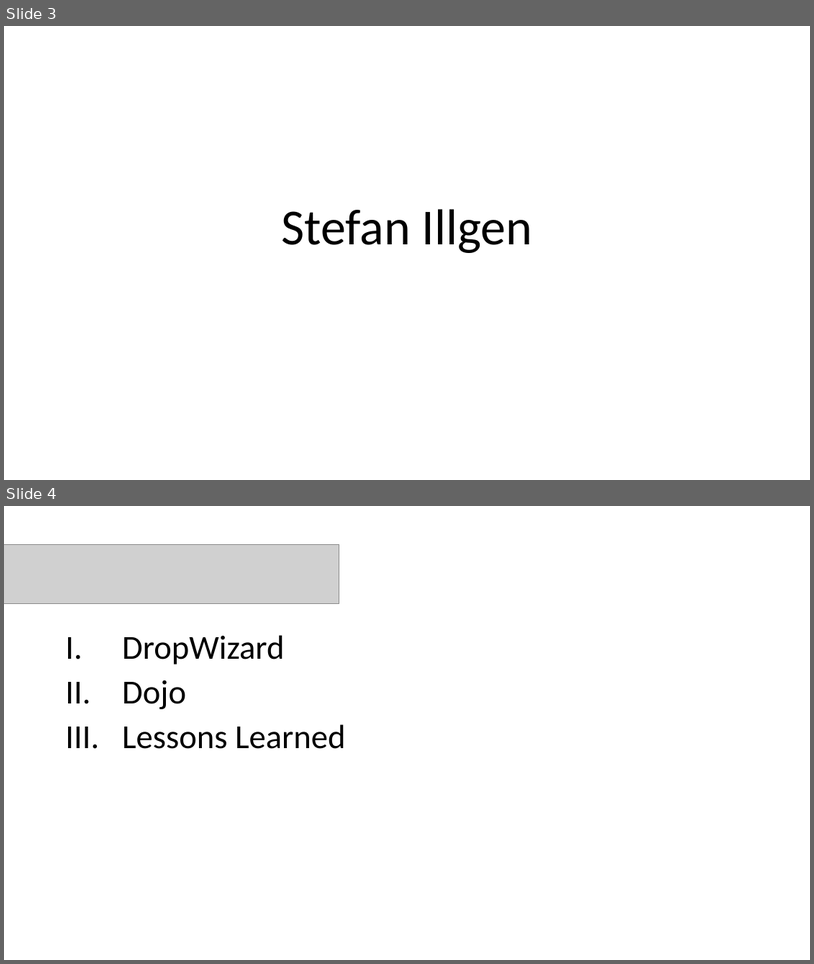
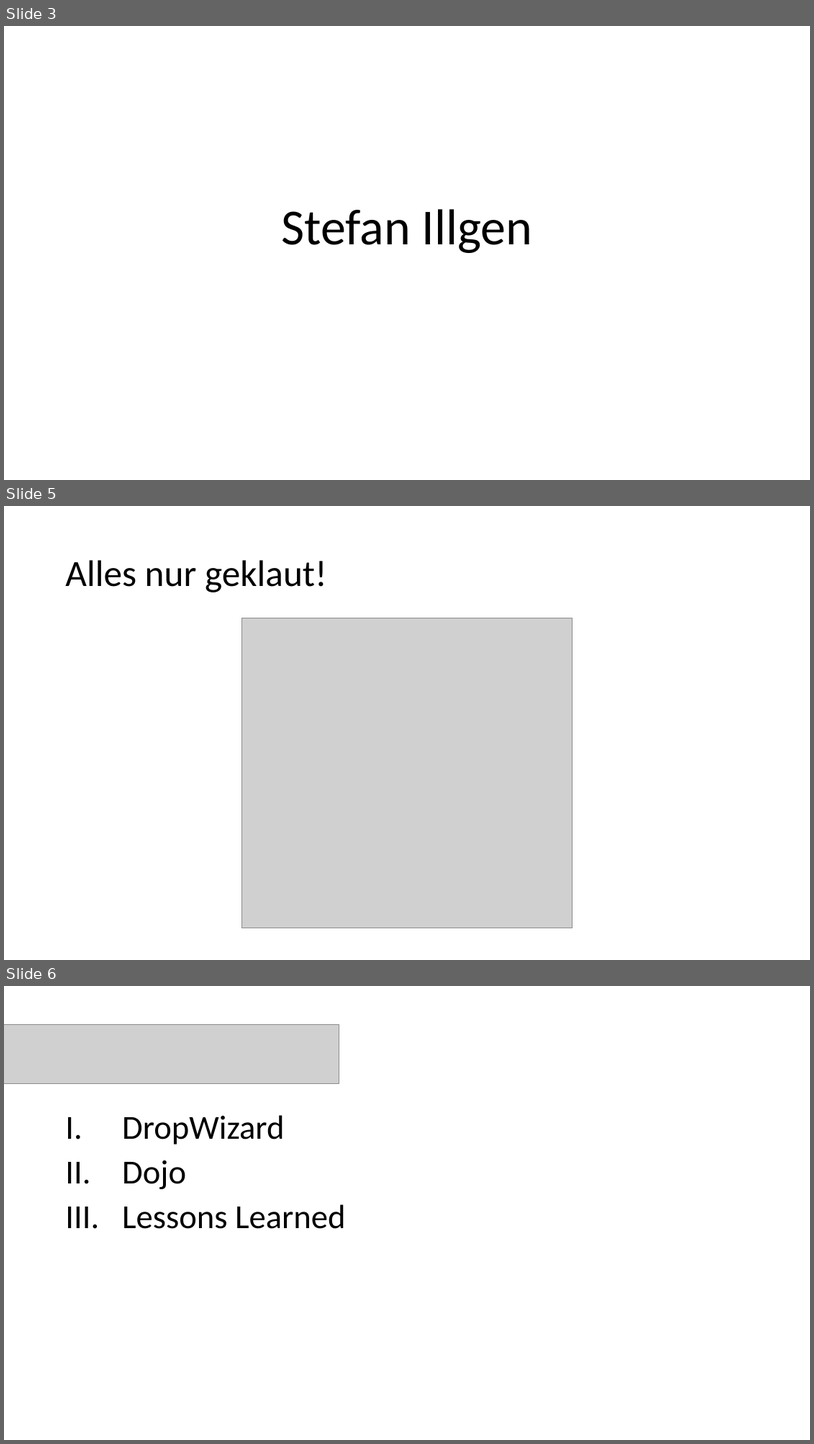
Before and after one commit to stefanil/EnergyManager, a slide deck: presentation.pptx. Shown one above the other, each under a label of ours: slides 3 and 4 before the commit, slides 3, 5 and 6 after it; the slides between them are not shown. The pictures are 814x964 and 814x1444 pixels, drawn with LibreOffice and Linux fonts; fonts in the diff are those of the drawing; grey boxes stand for pictures. Boxes give left, top, right and bottom in pixels: in the first picture for what was removed or moved away, otherwise in the second. Text is boxed around its words. In the diff, an @@ line names an element or a change of style, - is before the commit and + after.

```diff
--- a/presentation.pptx
+++ b/presentation.pptx
@@ slide 5 added at (4, 506, 810, 960), background #FFFFFF @@
@@ title added at (65, 560, 327, 592), 44 pt, text #000000 @@
+Alles nur geklaut!
@@ picture added at (242, 618, 573, 928) @@
@@ what was slide 4 is now slide 6 @@
```
Also in this commit, not shown: 1 slide changed, 2 other slides added.
